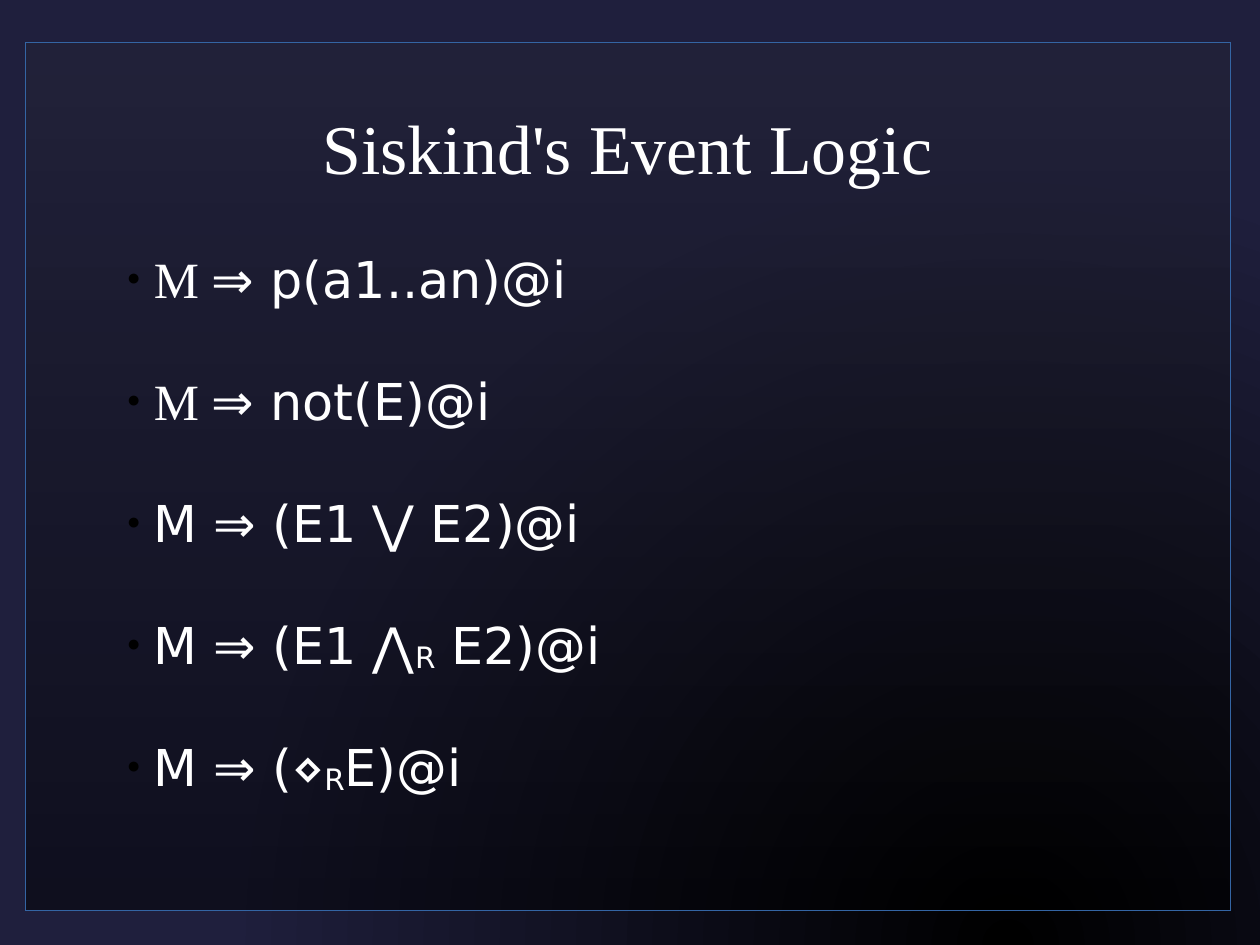
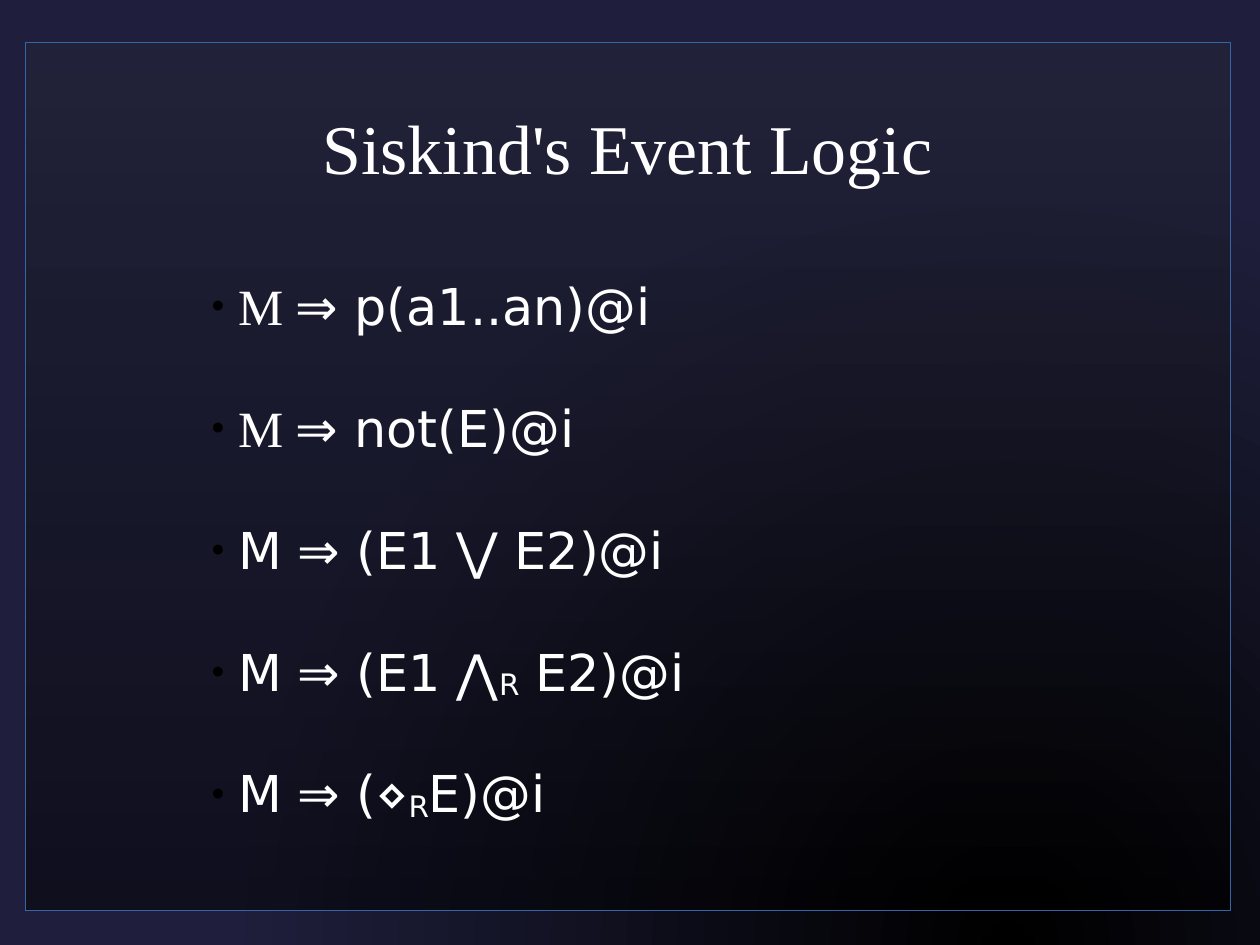
Before and after one commit to sjf/eventlogic, a slide deck: slide 19 of pres1.odp. Drawn at 1260x945 pixels with LibreOffice and Linux fonts; fonts in the diff are those of the drawing; background and template pictures are left out. Boxes give left, top, right and bottom in pixels: in the first picture for what was removed or moved away, otherwise in the second. Text is boxed around its words. In the diff, an @@ line names an element or a change of style, - is before the commit and + after.

```diff
--- a/pres1.odp
+++ b/pres1.odp
@@ subtitle "M ⇒ p(a1..an)@i": place and size @@
-subtitle "M ⇒ p(a1..an)@i" at [154,259,601,795]
+subtitle "M ⇒ p(a1..an)@i" at [238,286,685,821]
```
Also in this commit, not shown: 9 other files.
